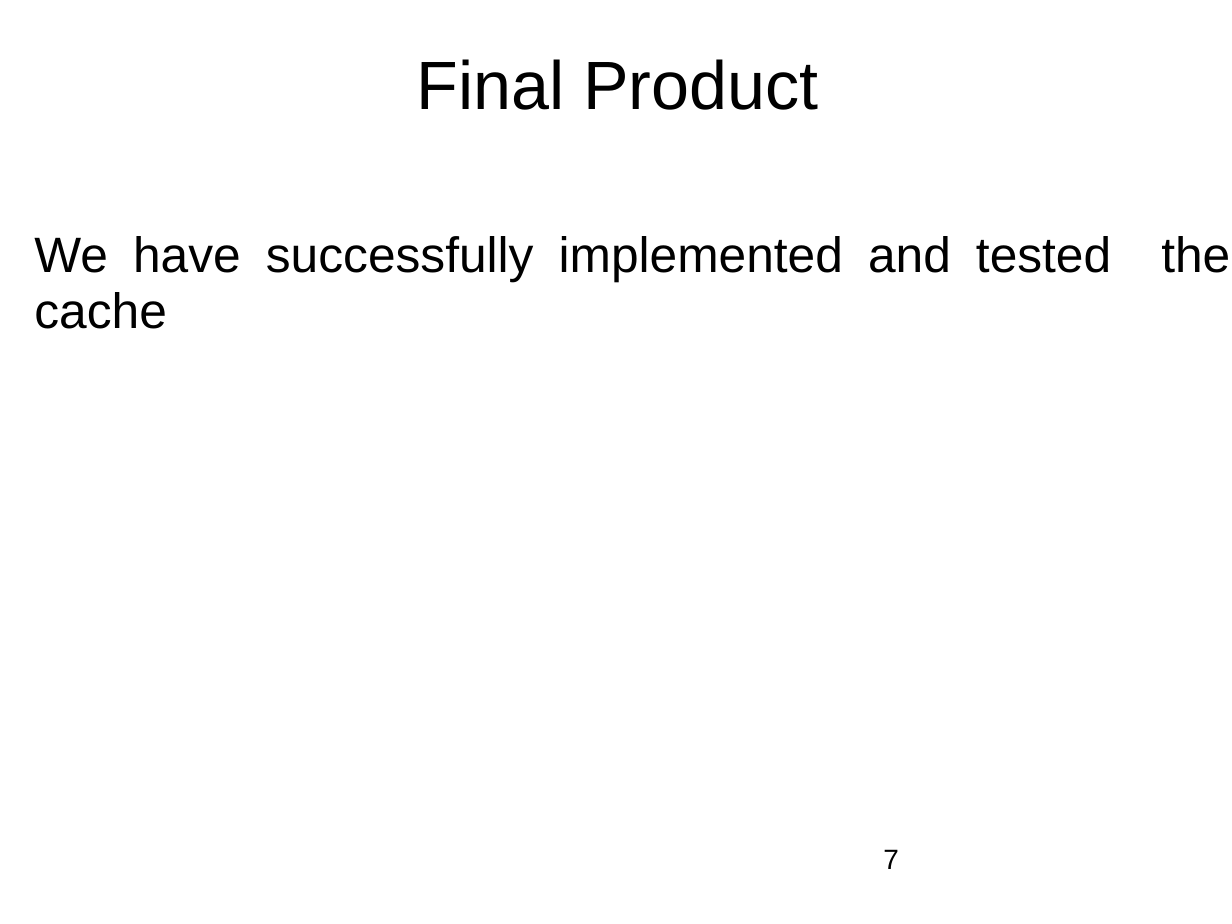
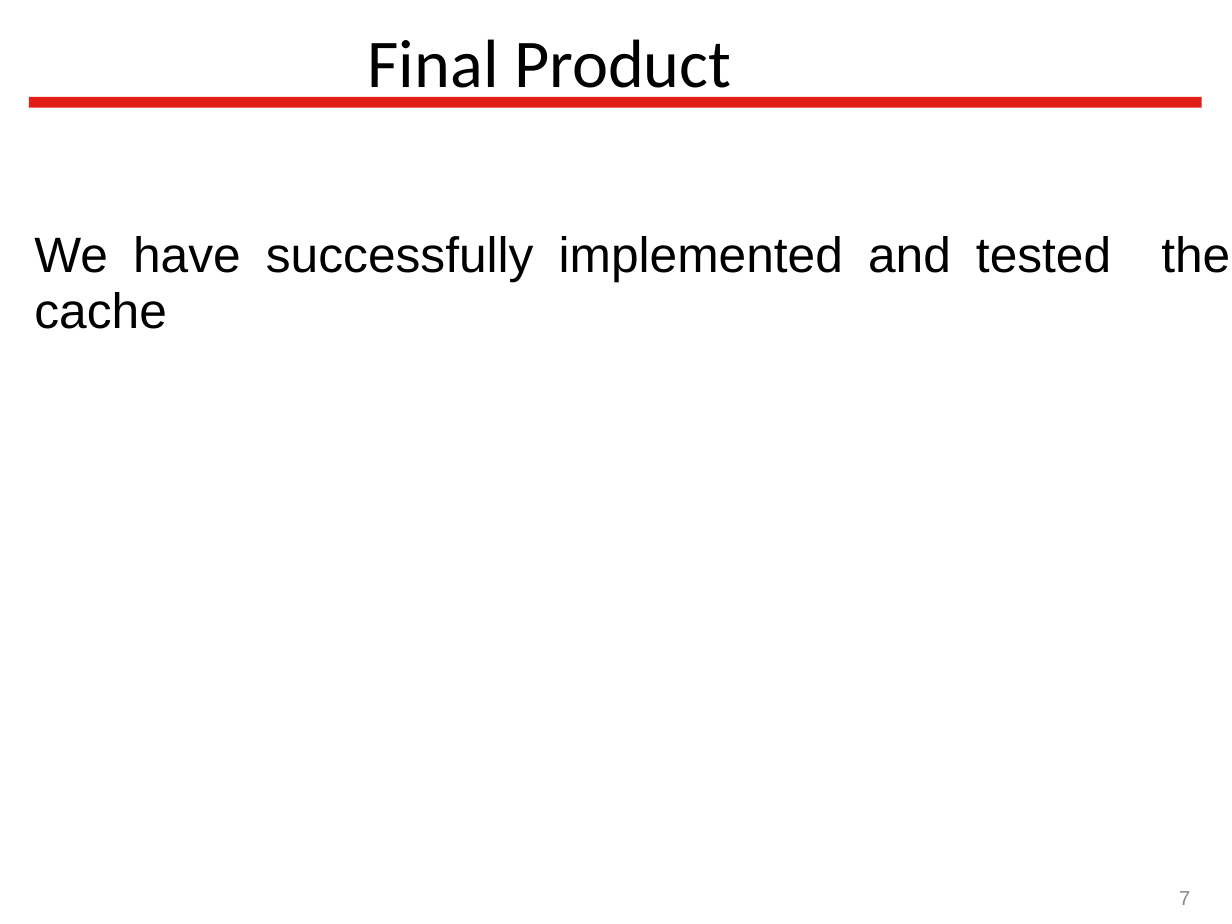
Before and after one commit to Latootoo/ECSE_548, a slide deck: slide 7 of Reports/presentation/Vlsi_project_presentation.ppt. Drawn at 1232x924 pixels with LibreOffice and Linux fonts; fonts in the diff are those of the drawing; background and template pictures are left out. Boxes give left, top, right and bottom in pixels: in the first picture for what was removed or moved away, otherwise in the second. Text is boxed around its words. In the diff, an @@ line names an element or a change of style, - is before the commit and + after.

Commit message:
ppt theme updated

```diff
--- a/Reports/presentation/Vlsi_project_presentation.ppt
+++ b/Reports/presentation/Vlsi_project_presentation.ppt
@@ title "Final Product": place and size @@
-title "Final Product" at [417,59,818,110]
+title "Final Product" at [368,39,731,103]
@@ title "Final Product" at [368,39,731,103]: font Arial to Calibri; alignment centre to left; line spacing 0.94 to 1 @@
@@ line added from (29, 102) to (1202, 102), #E11D17 7 pt @@
@@ page number: place and size @@
-page number at [883,849,899,869]
+page number at [1179,891,1190,905]
@@ page number at [1179,891,1190,905]: size 18 to 13 pt, text colour #000000 to #898989; alignment left to right; vertical alignment top to middle @@
```
Also in this commit, not shown: 6 other slides changed.
